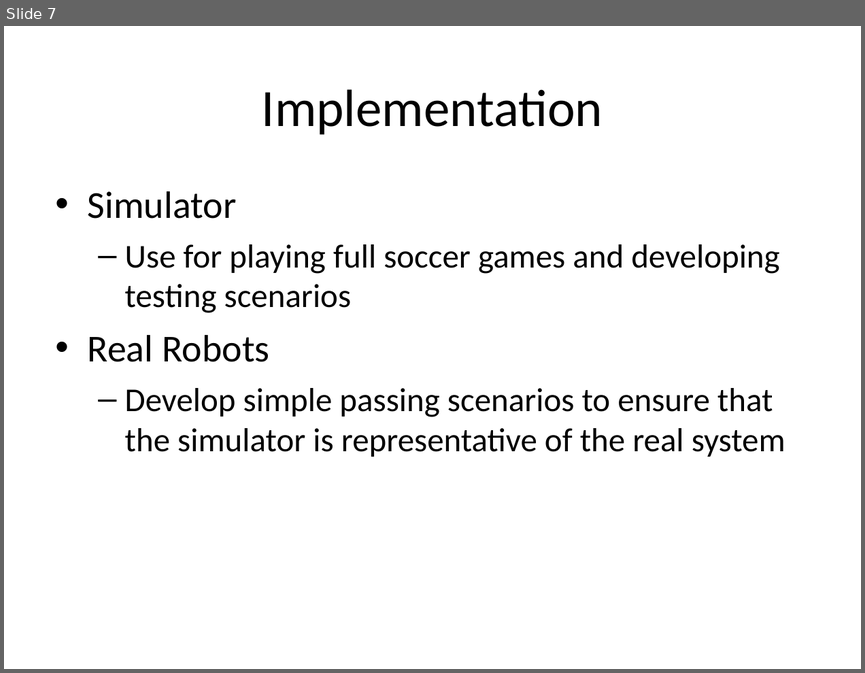
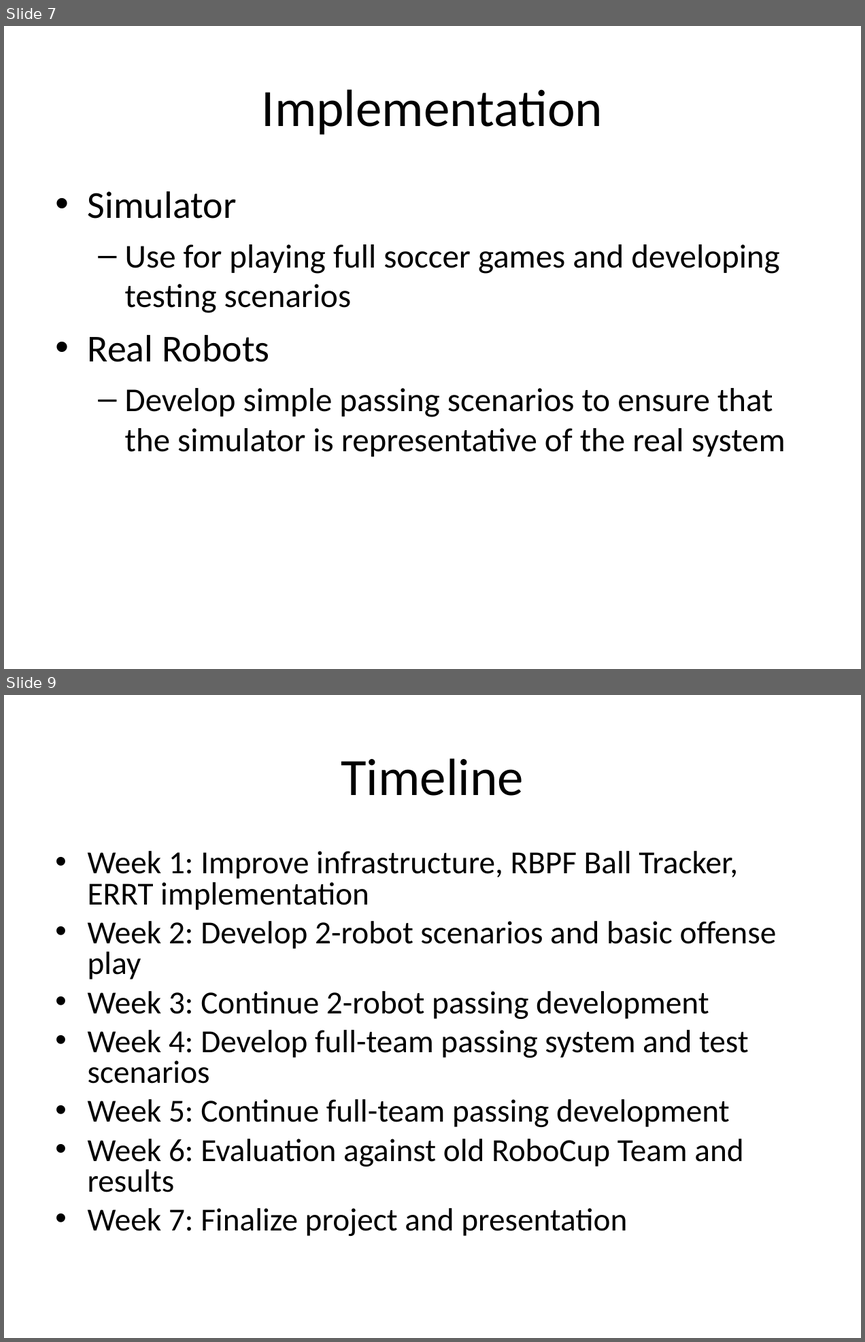
Before and after one commit to oarslan3/gt-cs-rip-projects, a slide deck: final/ProposalPresentation.ppt. Shown one above the other, each under a label of ours: slide 7 before the commit, slides 7 and 9 after it; the slides between them are not shown. The pictures are 865x673 and 865x1342 pixels, drawn with LibreOffice and Linux fonts; fonts in the diff are those of the drawing. Boxes give left, top, right and bottom in pixels: in the first picture for what was removed or moved away, otherwise in the second. Text is boxed around its words. In the diff, an @@ line names an element or a change of style, - is before the commit and + after.

Commit message:
Added a number of changes and roughly finalized the presentation

```diff
--- a/final/ProposalPresentation.ppt
+++ b/final/ProposalPresentation.ppt
@@ slide 9 added at [4,695,861,1338], background #FFFFFF @@
@@ title added at [341,758,524,796], 44 pt, text #000000 @@
+Timeline
@@ text added at [88,851,776,1236], 27 pt, text #000000 @@
+• Week 1: Improve infrastructure, RBPF Ball Tracker, ERRT implementation
+• Week 2: Develop 2-robot scenarios and basic offense play
+• Week 3: Continue 2-robot passing development
+• Week 4: Develop full-team passing system and test scenarios
+• Week 5: Continue full-team passing development
+• Week 6: Evaluation against old RoboCup Team and results
+• Week 7: Finalize project and presentation
```
Also in this commit, not shown: 4 slides changed, 1 other slide added, 2 slides removed.
